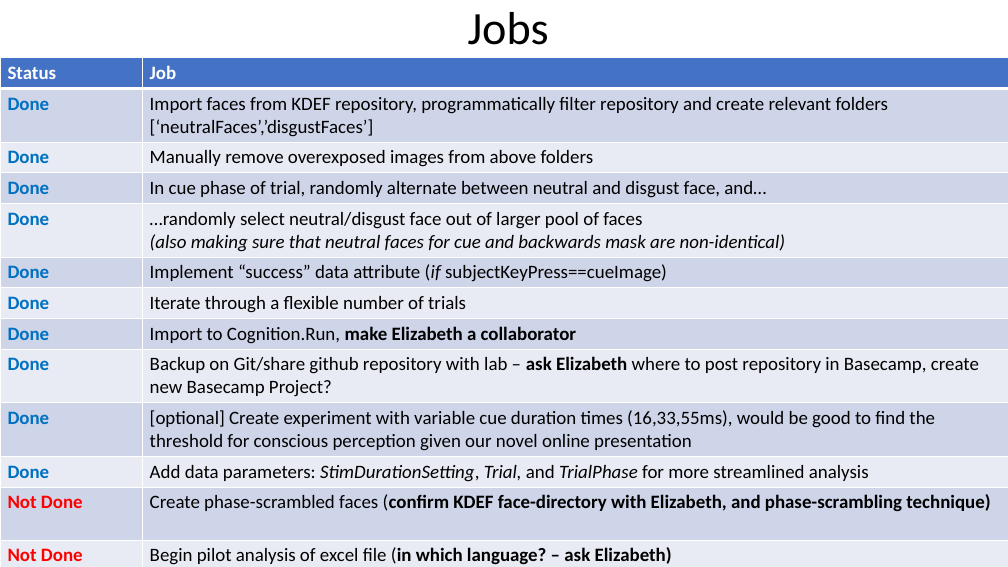
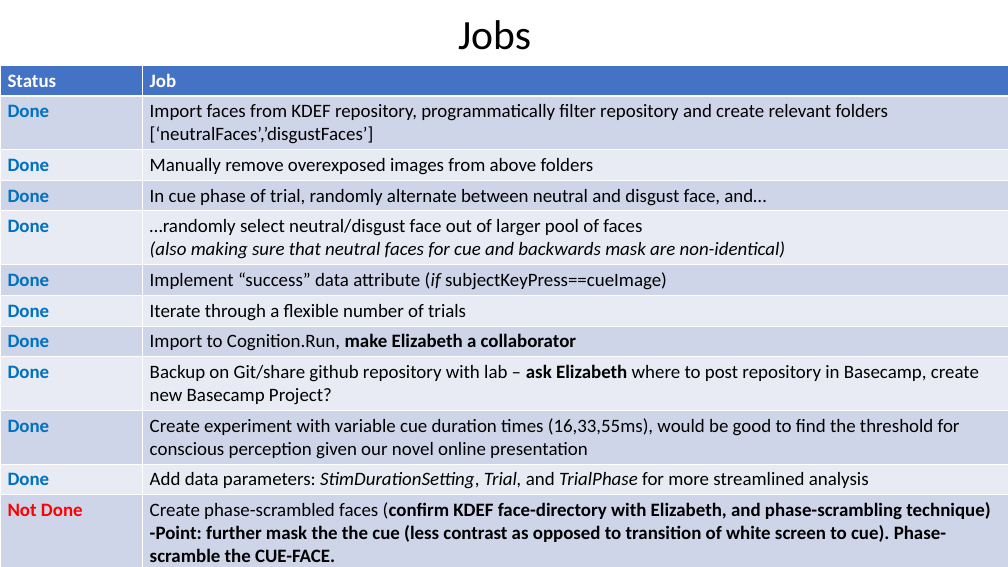
Before and after one commit to SameerSabharwalSiddiqi/JSPsychMaskingExperiment, a slide deck: slide 2 of update10112020.pptx. Drawn at 1008x567 pixels with LibreOffice and Linux fonts; fonts in the diff are those of the drawing. Boxes give left, top, right and bottom in pixels: in the first picture for what was removed or moved away, otherwise in the second. Text is boxed around its words. In the diff, an @@ line names an element or a change of style, - is before the commit and + after.

```diff
--- a/update10112020.pptx
+++ b/update10112020.pptx
@@ title "Jobs": place and size @@
-title "Jobs" at <box>468,12,549,45</box>
+title "Jobs" at <box>458,20,531,50</box>
@@ title "Jobs" at <box>458,20,531,50</box>: size 44 to 39.6 pt @@
@@ table at <box>0,65,1008,567</box> @@
-row 10, column 2: [optional] Create experiment with variable cue duration times (16,33,55ms), would be good to find the threshold for conscious perception given our novel online presentation
+row 10, column 2: Create experiment with variable cue duration times (16,33,55ms), would be good to find the threshold for conscious perception given our novel online presentation
-row 12, column 2: Create phase-scrambled faces (confirm KDEF face-directory with Elizabeth, and phase-scrambling technique)
+row 12, column 2: Create phase-scrambled faces (confirm KDEF face-directory with Elizabeth, and phase-scrambling technique) / -Point: further mask the the cue (less contrast as opposed to transition of white screen to cue). Phase-scramble the CUE-FACE.
@@ table: place and size @@
-table at <box>0,57,1008,567</box>
+table at <box>0,65,1008,567</box>
```
Also in this commit, not shown: 2 other files.
